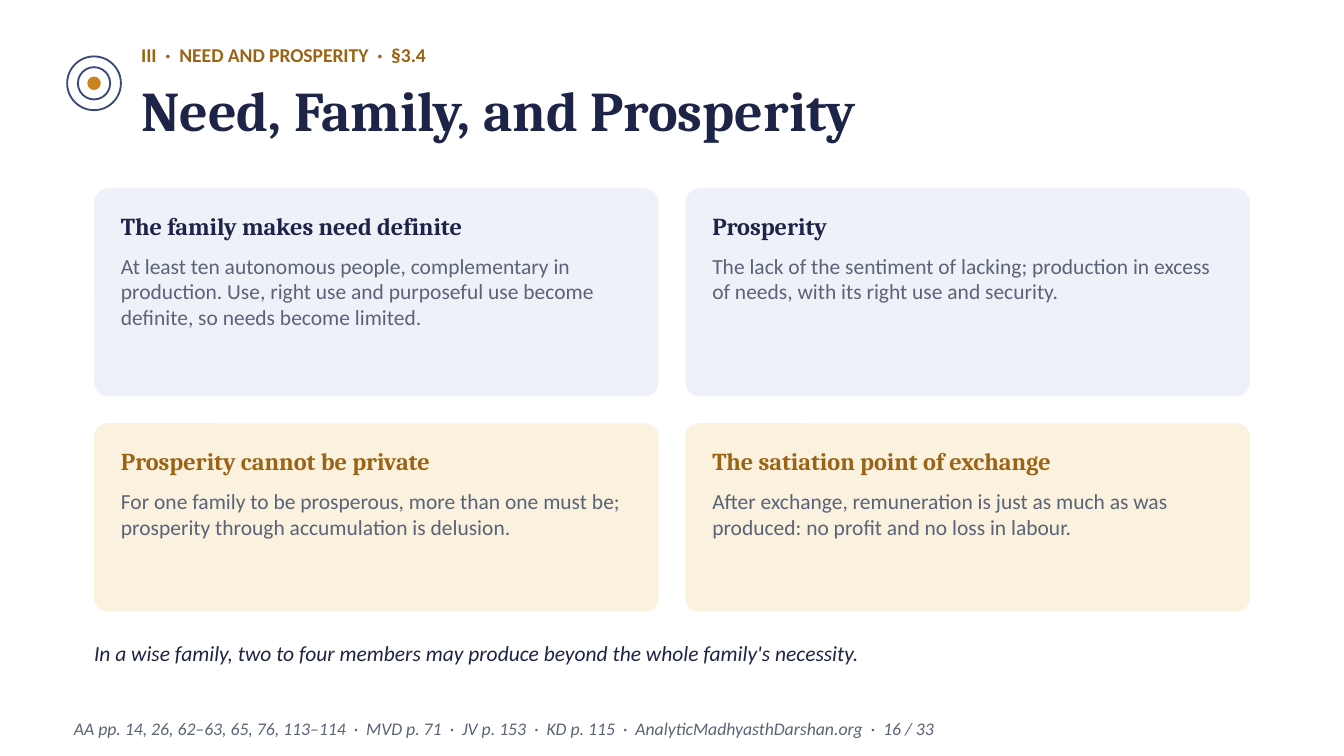
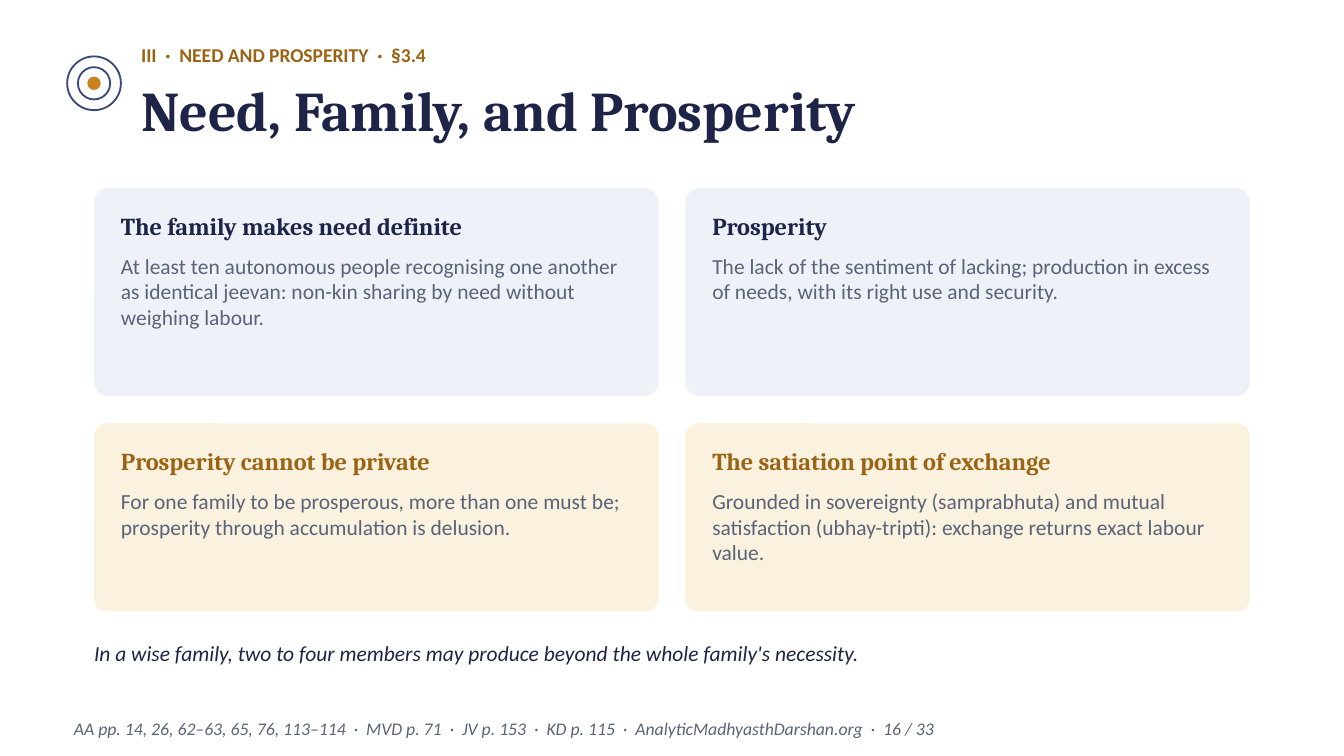
Before and after one commit to raghavamohan/AnalyticMadhyasthDarshan, a slide deck: slide 16 of Studies/Prosperity-Economics-And-Right-Use/Prosperity-Economics-And-Right-Use-Madhyasth-Darshan.pptx. Drawn at 1344x756 pixels with LibreOffice and Linux fonts; fonts in the diff are those of the drawing. Boxes give left, top, right and bottom in pixels: in the first picture for what was removed or moved away, otherwise in the second. Text is boxed around its words. In the diff, an @@ line names an element or a change of style, - is before the commit and + after.

```diff
--- a/Studies/Prosperity-Economics-And-Right-Use/Prosperity-Economics-And-Right-Use-Madhyasth-Darshan.pptx
+++ b/Studies/Prosperity-Economics-And-Right-Use/Prosperity-Economics-And-Right-Use-Madhyasth-Darshan.pptx
@@ text at [121,259,618,329]: text changed @@
-At least ten autonomous people, complementary in production. Use, right use and purposeful use become definite, so needs become limited.
+At least ten autonomous people recognising one another as identical jeevan: non-kin sharing by need without weighing labour.
@@ text at [712,493,1205,560]: text changed @@
-After exchange, remuneration is just as much as was produced: no profit and no loss in labour.
+Grounded in sovereignty (samprabhuta) and mutual satisfaction (ubhay-tripti): exchange returns exact labour value.
```
Also in this commit, not shown: 21 other slides changed, 2 other files.
